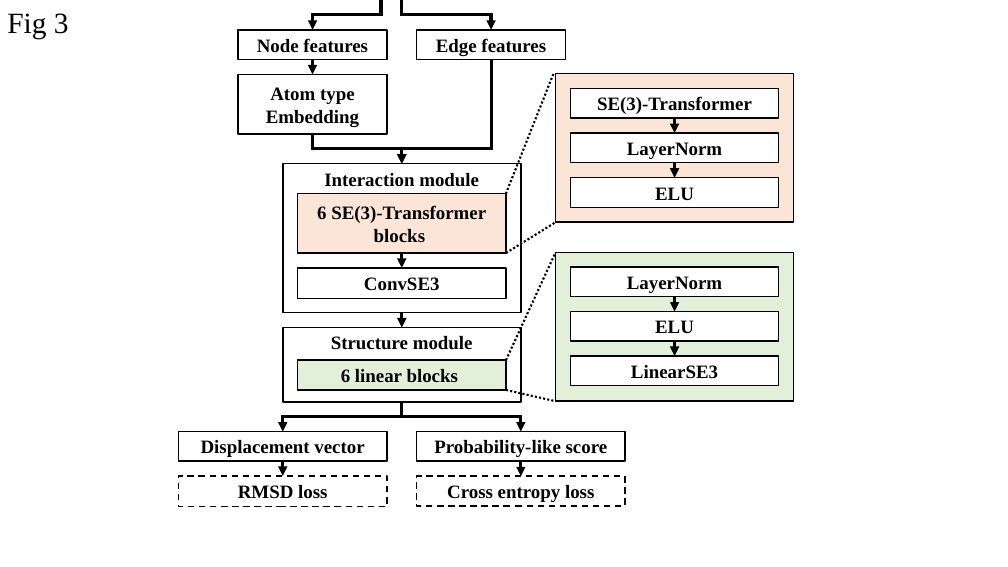
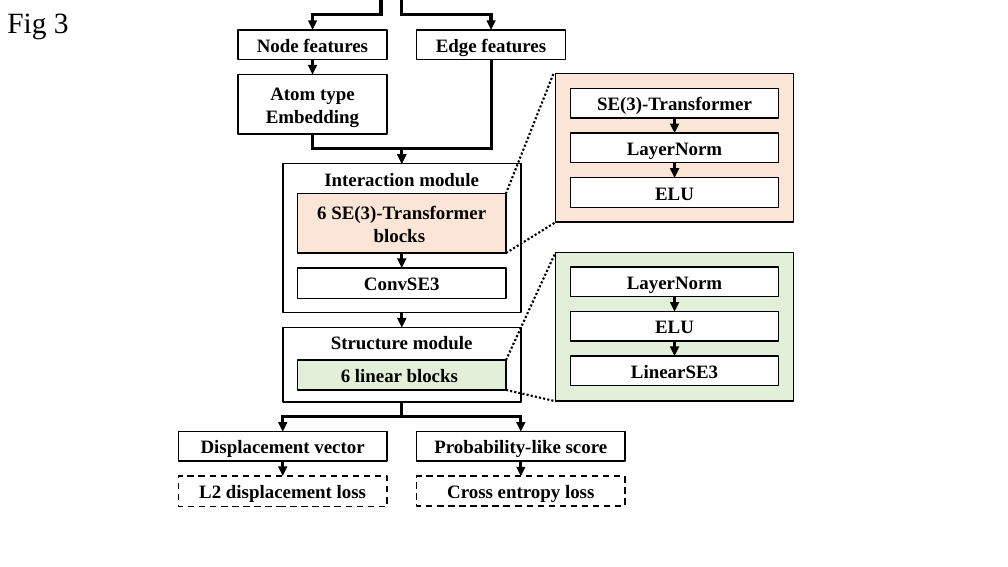
Before and after one commit to shadow1229/WatGNN_SI, a slide deck: slide 6 of manuscript_image/images.pptx. Drawn at 1008x567 pixels with LibreOffice and Linux fonts; fonts in the diff are those of the drawing. Boxes give left, top, right and bottom in pixels: in the first picture for what was removed or moved away, otherwise in the second. Text is boxed around its words. In the diff, an @@ line names an element or a change of style, - is before the commit and + after.

Commit message:
fixed "RMSD Loss" term in figure 3 + fixed typo in Supplementary Data S1 for MobyWat set criterion
RMSD Loss -> (Capped) Displacement Loss
3A -> 3.5A (typo)

```diff
--- a/manuscript_image/images.pptx
+++ b/manuscript_image/images.pptx
@@ text in rectangle at (x1=199, y1=485, x2=366, y2=502): text changed @@
-RMSD loss
+L2 displacement loss
```
Also in this commit, not shown: 2 other files.
